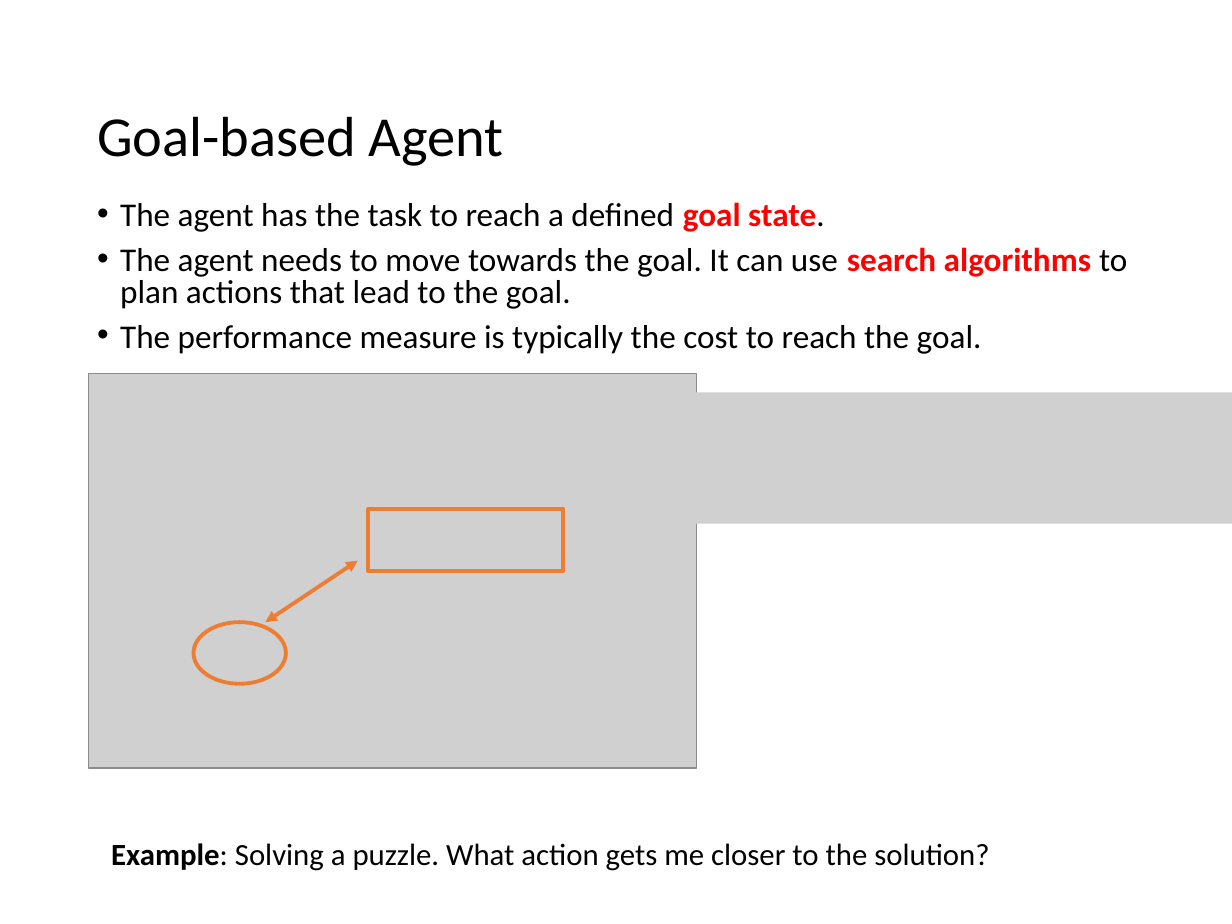
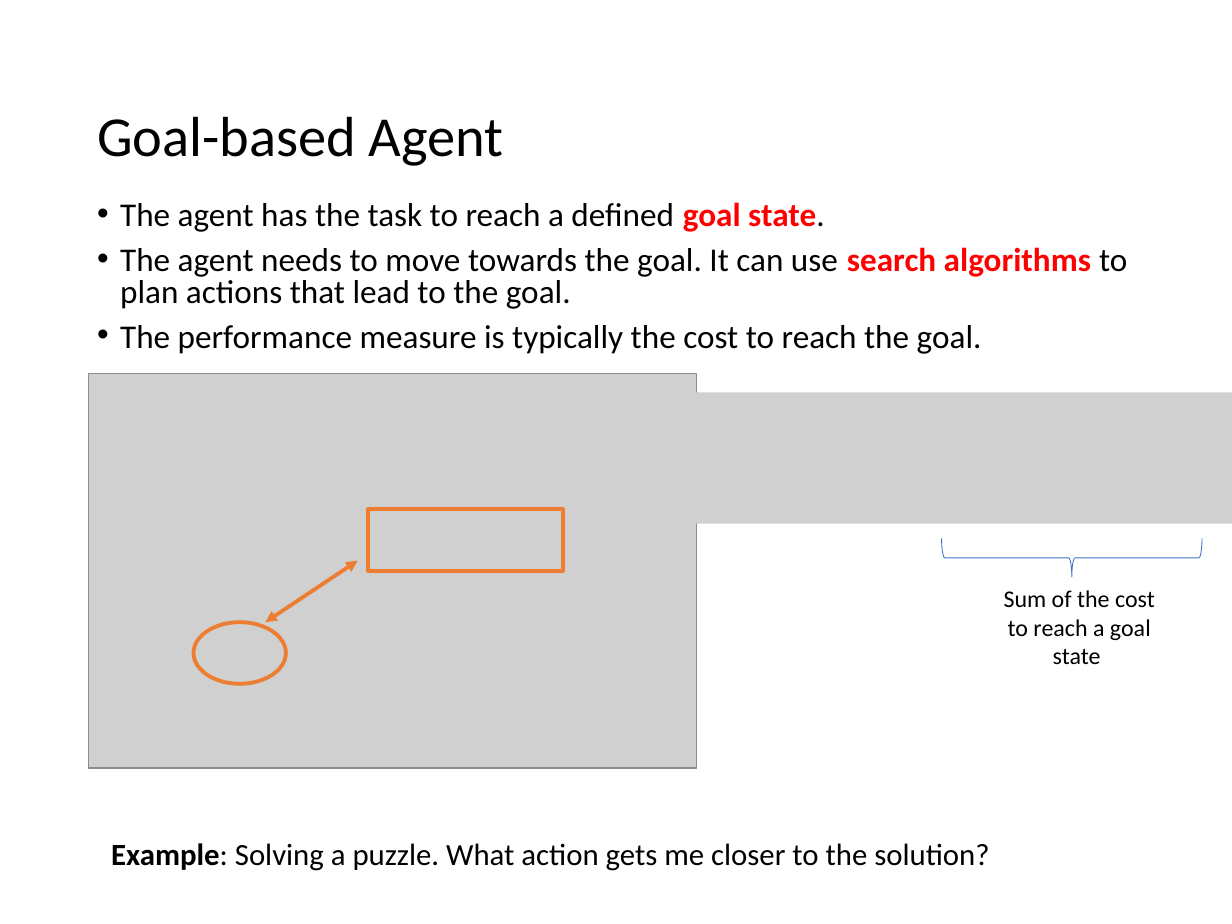
Before and after one commit to mhahsler/CS7320-AI, a slide deck: slide 26 of slides/02_agents.pptx. Drawn at 1232x924 pixels with LibreOffice and Linux fonts; fonts in the diff are those of the drawing; grey boxes stand for pictures. Boxes give left, top, right and bottom in pixels: in the first picture for what was removed or moved away, otherwise in the second. Text is boxed around its words. In the diff, an @@ line names an element or a change of style, - is before the commit and + after.

```diff
--- a/slides/02_agents.pptx
+++ b/slides/02_agents.pptx
@@ left brace added at (942, 538, 1202, 577), outline #4472C4 0.5 pt @@
@@ text added at (1004, 590, 1155, 664), 14 pt, text #000000 @@
+Sum of the cost
+to reach a goal
+state
```
Also in this commit, not shown: 1 other slide changed, 1 other file.
